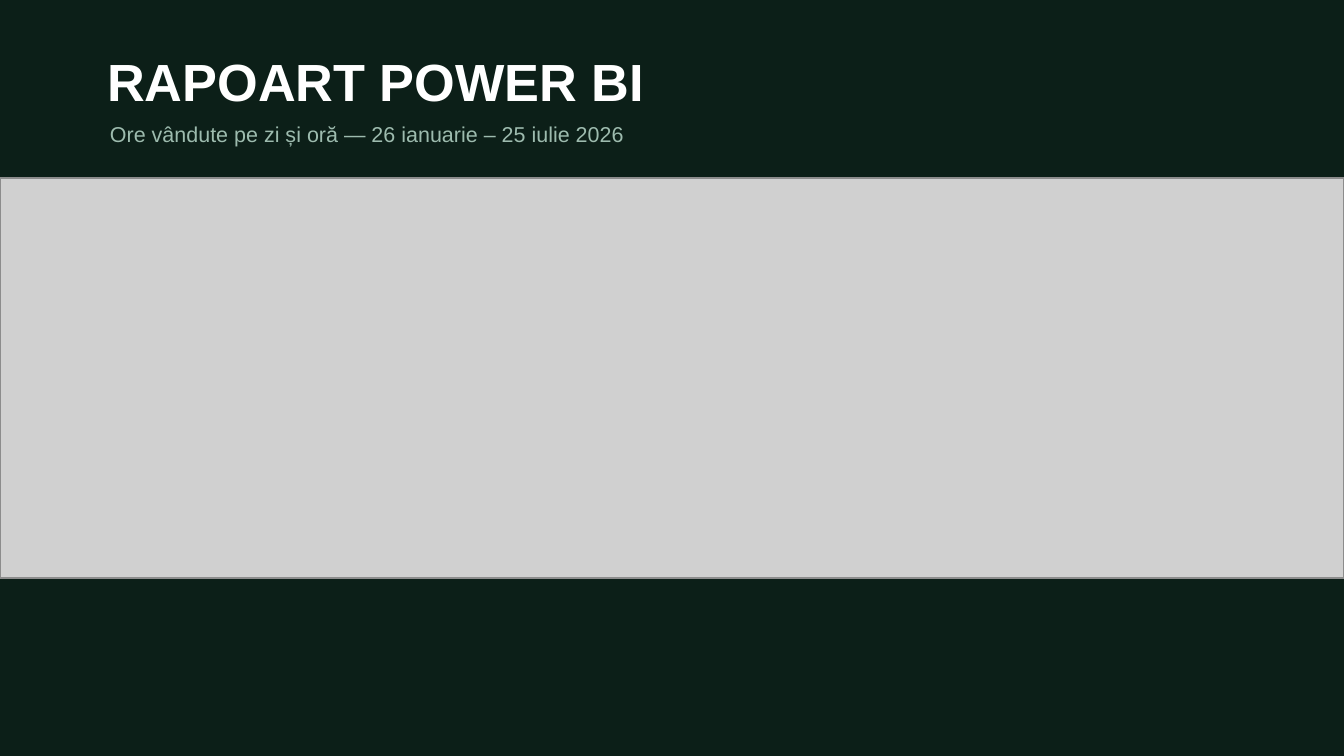
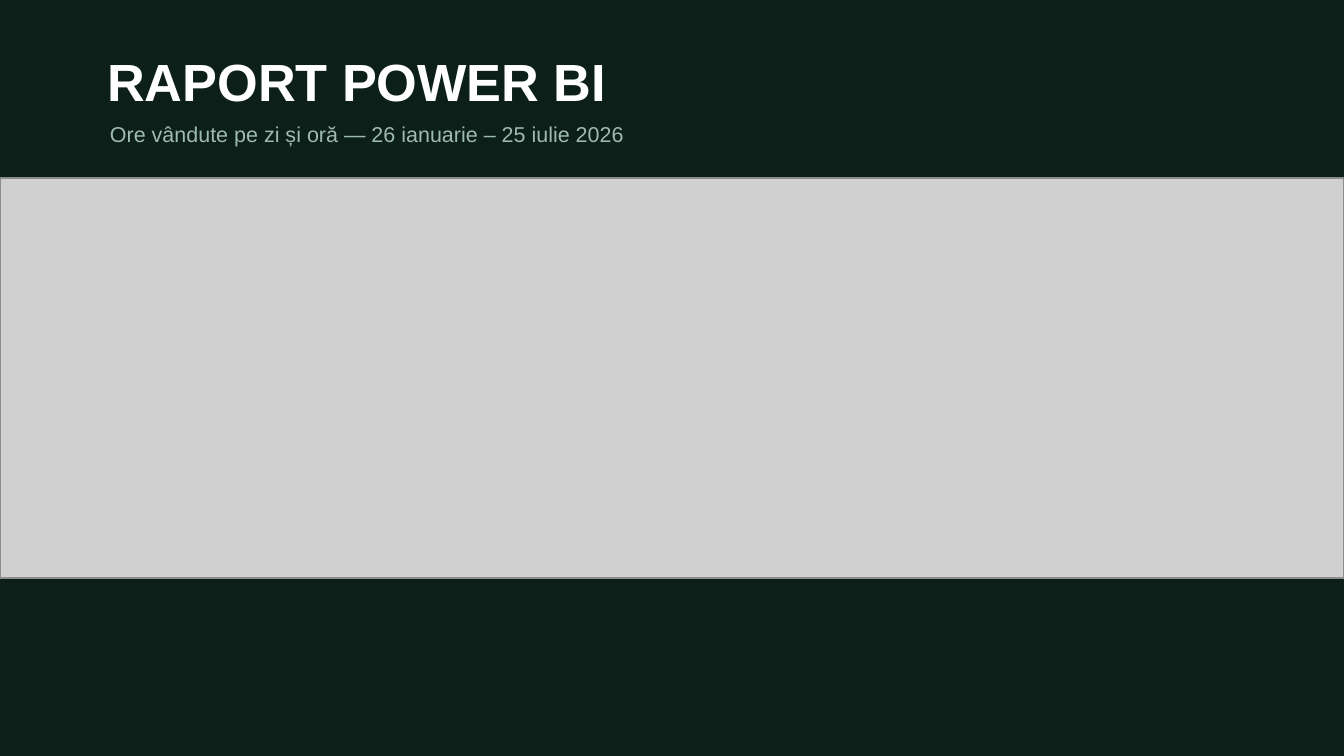
Before and after one commit to tudorgorgovan/CueUp, a slide deck: slide 11 of CueUp - prezentare.PPT. Drawn at 1344x756 pixels with LibreOffice and Linux fonts; fonts in the diff are those of the drawing; grey boxes stand for pictures. Boxes give left, top, right and bottom in pixels: in the first picture for what was removed or moved away, otherwise in the second. Text is boxed around its words. In the diff, an @@ line names an element or a change of style, - is before the commit and + after.

```diff
--- a/CueUp - prezentare.PPT
+++ b/CueUp - prezentare.PPT
@@ text at (107,64,606,102): text changed @@
-RAPOART POWER BI
+RAPORT POWER BI
```
Also in this commit, not shown: 2 other slides changed, 1 other file.
